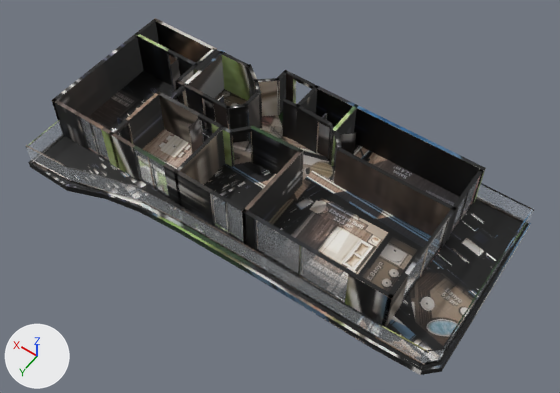
Before and after pictures for a commit that changed the glTF model _bake/glb/kent-43/model.glb.
Camera for both pictures: a 50 mm lens placed at (-12.7, 17.2, 27.0), pointed at (-0.7, 0.3, 0.5). The axes (+X, +Y, +Z) are drawn at lower left. The lights are the same throughout. The picture after the commit comes second. Where no turn or scale is listed for an object, it has been applied to the vertices. Vertices at exactly the same position are counted once.
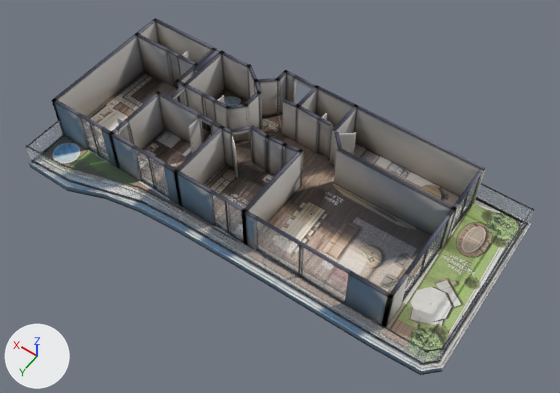
Edits to the scene script, one JSON object a line:
```json
{"block": "mat_baked", "where": "n3 = _N.new('ShaderNodeMapping'); n3.name = 'Mapping'"}
{"op": "set", "path": "n3.inputs[1].default_value", "old": "(0.00138, -14.94, 0.0)", "new": "(0.00139, -14.94, 0.0)", "note": "'Location'"}
{"block": "me_mesh_0", "where": "# used by ob_mesh_0; location = (-10.19, 5.08, -0.36)"}
{"op": "remove", "block": "me_mesh_0", "code": "me_mesh_0.from_pydata(...)  # 3228 vertices, 5780 faces; spans x 0.0..20.3, y -10.2..0.0, z 0.0..2.6"}
{"op": "add", "block": "me_mesh_0", "code": "me_mesh_0.from_pydata(...)  # 3288 vertices, 5892 faces; spans x 0.0..20.3, y -10.2..0.0, z 0.0..2.6"}
{"block": "me_mesh_0", "change": "me_mesh_0 part 1: the loose piece of 8 vertices spanning x 9.3..12.0, y -6.2..-6.0, z 0.4..2.6 is copied, and the copy is scaled about its middle by (0.39, 0.927, 1), then moved by (-0.1, 0.1, 0.0); it spans x 10.1..11.1, y -6.1..-5.9, z 0.4..2.6"}
{"block": "me_mesh_0", "change": "me_mesh_0 part 2: the loose piece of 8 vertices spanning x 9.3..12.0, y -6.2..-5.9, z 2.6 is copied, and the copy is scaled about its middle by (0.39, 0.928, 1), then moved by (-0.1, 0.1, 0.0); it spans x 10.1..11.1, y -6.1..-5.9, z 2.6"}
{"block": "me_mesh_0", "change": "me_mesh_0 part 3: 91 vertices moved from x 8.9..17.5, y -7.1..-2.2, z 0.3..2.6 to x 8.9..17.5, y -8.3..-2.2, z 0.3..2.6; 4 vertices removed from x 9.3..12.0, y -6.0..-5.9, z 0.0..2.6; 48 vertices added at x 9.2..12.0, y -6.3..-5.6, z 0.0..2.6"}
{"block": "me_mesh_0", "change": "me_mesh_0 part 4: 3642 kept faces spanning x 0.0..20.3, y -10.2..0.0, z 0.0..2.6 get new texture (UV) coordinates"}
{"block": "me_mesh_0", "change": "other edits to the shape of me_mesh_0 do not show in these pictures"}
```

Boxes [x1, y1, x2, y2] around the edits, measured in the pictures (560 x 393 px; the box of a moved part takes in the faces that stretch with it):
```json
{"object": "Mesh_0", "change": "surface changed, reshaped", "before": [26, 18, 534, 375], "after": [26, 18, 534, 375], "on screen": "black to grey"}
{"part": 1, "of": "me_mesh_0", "change": "added", "after": [265, 138, 285, 175]}
{"part": 2, "of": "me_mesh_0", "change": "added", "after": [265, 135, 286, 147]}
{"part": 3, "of": "me_mesh_0", "change": "moved or reshaped", "before": [170, 60, 303, 275], "after": [182, 51, 312, 262]}
{"part": 4, "of": "me_mesh_0", "change": "surface changed", "before": [26, 18, 534, 375], "after": [26, 18, 534, 375], "on screen": "black to grey"}
```
